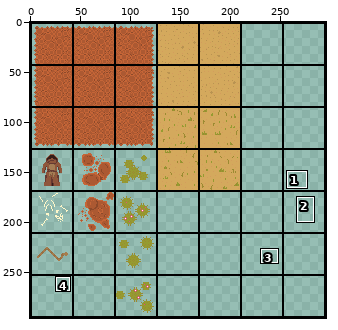
A pixel-art file gets an edit: tileset.ase. The first picture is a wide view before the edit; the outline marks the close-up.
Close-up. Old version:
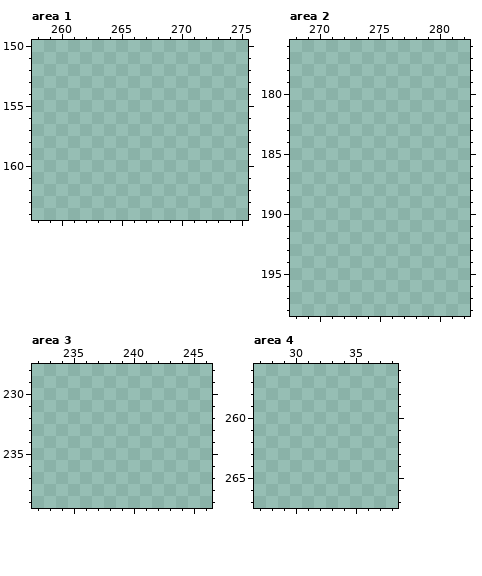
296x296 pixels, 1 frame. Shown: area 1: x 258..275, y 150..164; area 2: x 268..282, y 176..198; area 3: x 232..246, y 228..239; area 4: x 27..38, y 256..267. The commit also changed other parts of the picture, which this record leaves out.
Once edited:
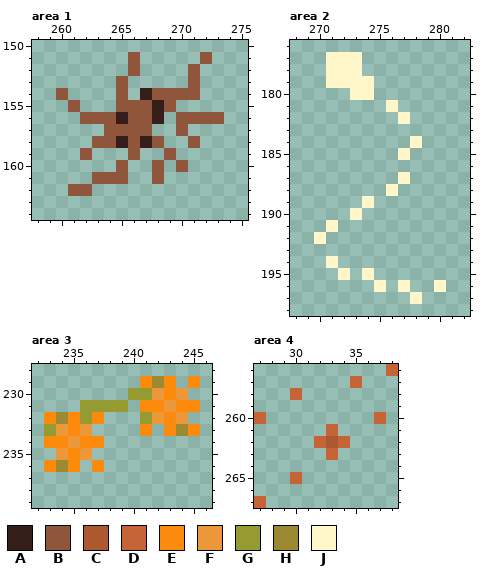
Palette (. is transparent): A #351e19  B #8f563b  C #ac5932  D #c56537  E #fb8a0d  F #ec973a  G #959b31  H #9b8a31  J #fff7c9
Difference:
Area 1, layer "Tiles":
There is now colour A in row 154 at x 267; in row 155 at x 268; in row 156 at x 265 and 268; in row 158 at x 265 and 267.
There is now colour B in row 151 at x 266 and 272; in row 152 at x 266 and 271; in row 153 at x 265 and 271; in row 154 at x 260, 265 and 268 to 271; in row 155 at x 261, 265 to 267 and 269; in row 156 at x 262 to 264, 266 to 267 and 270 to 273.
There is now colour B in row 157 at x 264 to 267 and 270; in row 158 at x 263 to 264, 266, 268 and 271; in row 159 at x 262, 266 and 269; in row 160 at x 265, 268 and 270; in row 161 at x 263 to 265 and 268; in row 162 at x 261 to 262.
Area 2, layer "Tiles":
There is now colour J in rows 177 to 178 at x 271 to 273; in row 179 at x 271 to 274; in row 180 at x 273 to 274; in row 181 at x 276; in row 182 at x 277; in row 184 at x 278.
There is now colour J in row 185 at x 277; in row 187 at x 277; in row 188 at x 276; in row 189 at x 274; in row 190 at x 273; in row 191 at x 271.
There is now colour J in row 192 at x 270; in row 194 at x 271; in row 195 at x 272 and 274; in row 196 at x 275, 277 and 280; in row 197 at x 278.
Area 3, layer "Tiles":
There is now colour E in row 229 at x 241, 243 and 245; in row 230 at x 243; in row 231 at x 241 to 242 and 244 to 245; in row 232 at x 233, 235, 237 and 243; in row 233 at x 235, 241, 243 and 245; in row 234 at x 233 to 234 and 236 to 237.
There is now colour E in row 235 at x 235; in row 236 at x 233, 235 and 237.
There is now colour F in row 230 at x 242 and 244; in row 231 at x 243; in row 232 at x 242 and 244; in row 233 at x 234 and 236; in row 234 at x 235; in row 235 at x 234 and 236.
There is now colour G in row 230 at x 240 to 241; in row 231 at x 236 to 239; in row 232 at x 236 and 241; in row 233 at x 233.
There is now colour H in row 229 at x 242; in row 232 at x 234; in row 233 at x 244; in row 236 at x 234.
Area 4, layer "Tiles":
There is now colour C in row 262 at x 33.
There is now colour D in row 256 at x 38; in row 257 at x 35; in row 258 at x 30; in row 260 at x 27 and 37; in row 261 at x 33; in row 262 at x 32 and 34.
There is now colour D in row 263 at x 33; in row 265 at x 30; in row 267 at x 27.
